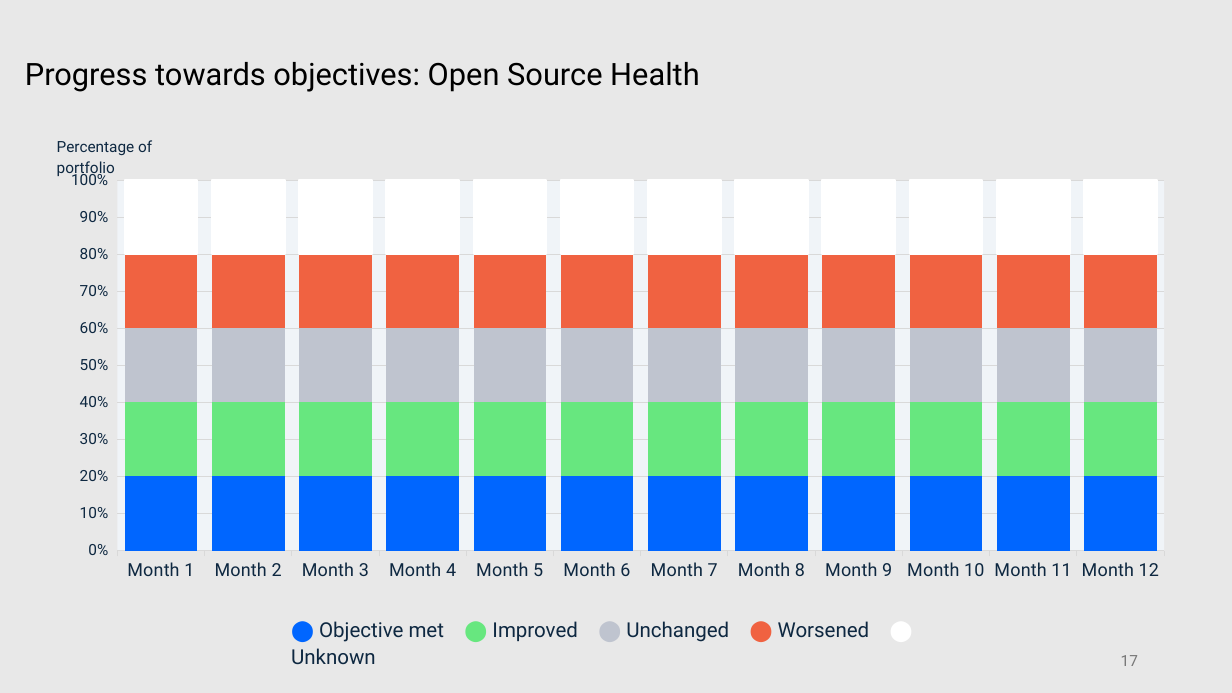
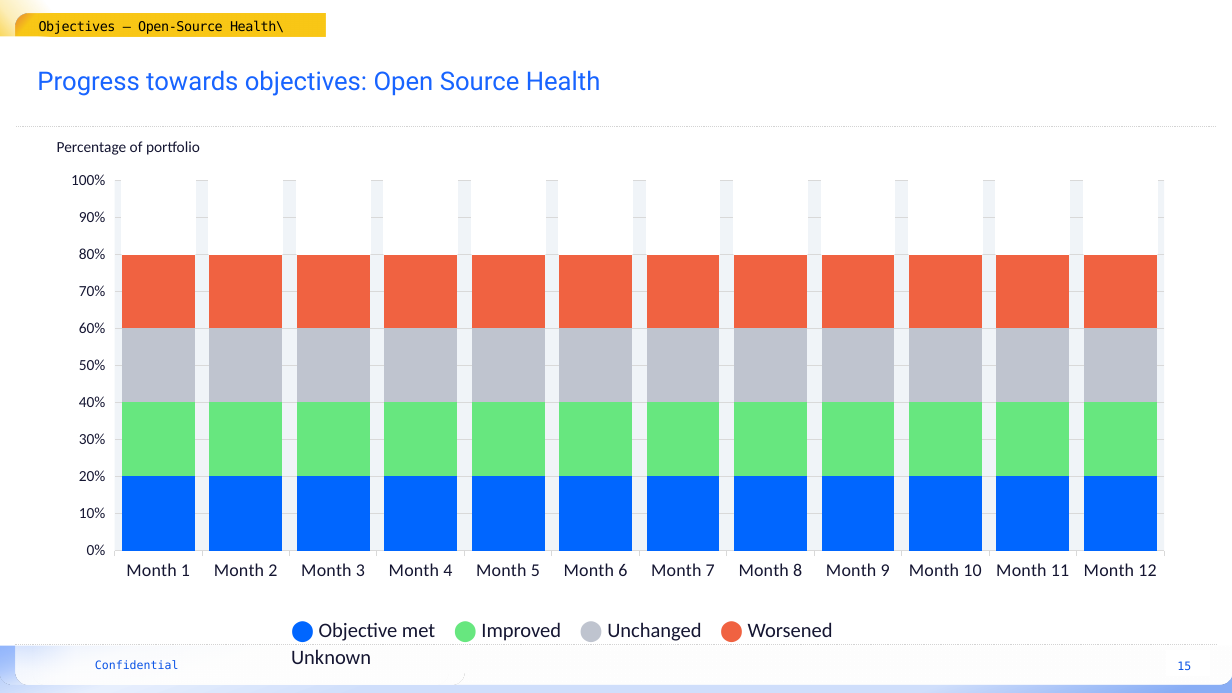
Before and after one commit to mardibiase/sigrid-integrations, a slide deck: slide 15 of report-generator/src/report_generator/presets/templates/portfolio-overview.pptx (slide 17 before the commit). Drawn at 1232x693 pixels with LibreOffice and Linux fonts; fonts in the diff are those of the drawing; background and template pictures are left out. Boxes give left, top, right and bottom in pixels: in the first picture for what was removed or moved away, otherwise in the second. Text is boxed around its words. In the diff, an @@ line names an element or a change of style, - is before the commit and + after.

```diff
--- a/report-generator/src/report_generator/presets/templates/portfolio-overview.pptx
+++ b/report-generator/src/report_generator/presets/templates/portfolio-overview.pptx
@@ background #E8E8E8 to #FFFFFF @@
@@ rectangle added at (0,0,140,43), fill gradient #F8C716 @@
@@ rounded rectangle added at (16,13,128,52), fill gradient #E88C36 to #F8C716 @@
@@ text added at (39,13,326,36), fill gradient #F8C716 to #F9C716, 10.5 pt, text #000000 @@
+Objectives – Open-Source Health\
@@ rectangle added at (0,36,287,67), fill #FFFFFF @@
@@ title "Progress towards objectives: Open Source ...": place and size @@
-title "Progress towards objectives: Open Source ..." at (25,62,700,92)
+title "Progress towards objectives: Open Source ..." at (37,70,601,96)
@@ title "Progress towards objectives: Open Source ..." at (37,70,601,96): size 24 to 20 pt, text colour #000000 to #1864FF; line spacing 0.9 to 1 @@
@@ line added from (1216, 127) to (16, 127), #D3D3D3 0.75 pt dashed @@
@@ text "Percentage of portfolio" at (57,141,200,155): font Roboto to Calibri, text colour #0E2841 to #151632 @@
@@ column stacked 100% chart at (48,163,1187,591) @@
@@ category axis changed @@
@@ value axis changed @@
@@ lettering changed @@
@@ rectangle added at (0,486,1232,646), fill #FFFFFF @@
@@ text "⬤ Objective met ⬤ Improved ..." at (291,622,833,664): font Roboto to Calibri; text colour #0E2841 to #151632 in "Objective met Improved Unchanged Worsened Unknown" @@
@@ rectangle added at (0,640,1232,693), fill gradient #B8CEF9 to #E7EFFD to #CFDEFB to #88ADF5 @@
@@ rounded rectangle added at (0,631,1232,685), fill gradient #74A2FF to #E7EFFD to #FFFFFF @@
@@ line added from (15, 645) to (1218, 645), #D3D3D3 0.75 pt dashed @@
@@ rounded rectangle added at (16,632,448,685), fill gradient #FFFFFF @@
@@ rounded rectangle added at (32,632,465,685), fill gradient #FFFFFF @@
@@ page number removed at (1121,655,1138,666) @@
-17
@@ rectangle added at (1166,650,1212,677), fill #FFFFFF @@
@@ text added at (95,660,179,669), 9 pt, text #0B54E6 @@
+Confidential
@@ page number added at (1177,661,1191,670), 9 pt, text #0B54E6 @@
+15
```
Also in this commit, not shown: 29 other slides changed, 7 slides added, 4 slides removed, 1 other file.
